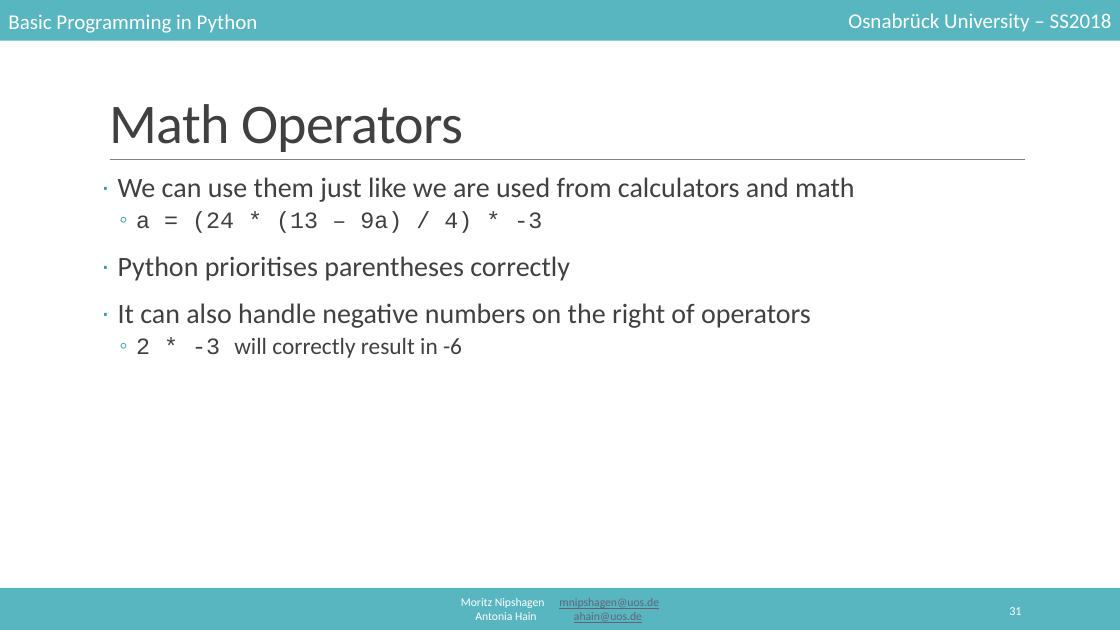
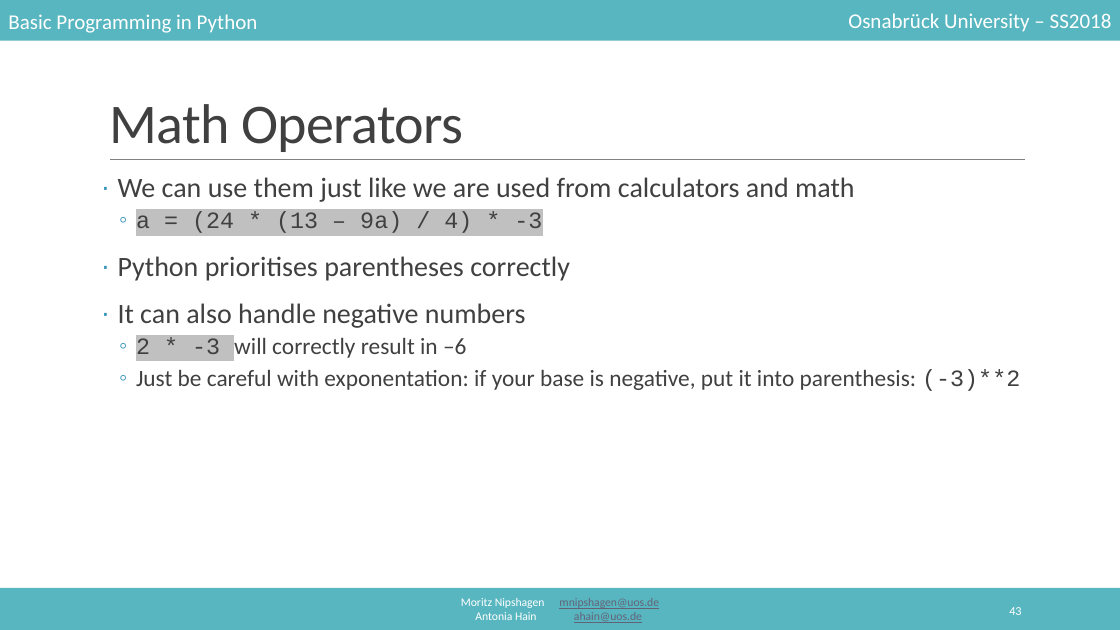
Before and after one commit to mnipshagen/monty, a slide deck: slide 43 of 2018/02/Syntax_and_variables.pptx (slide 31 before the commit). Drawn at 1120x630 pixels with LibreOffice and Linux fonts; fonts in the diff are those of the drawing. Boxes give left, top, right and bottom in pixels: in the first picture for what was removed or moved away, otherwise in the second. Text is boxed around its words. In the diff, an @@ line names an element or a change of style, - is before the commit and + after.

```diff
--- a/2018/02/Syntax_and_variables.pptx
+++ b/2018/02/Syntax_and_variables.pptx
@@ text at bbox=[136, 211, 542, 233]: highlight none to #C0C0C0 in "a = (24 * (13 – 9a) ..." @@
@@ text at bbox=[118, 303, 1020, 391]: text changed; size 24 to 20 pt @@
-· It can also handle negative numbers on the right of operators
-  ◦ 2 * -3 will correctly result in -6
+· It can also handle negative numbers
+  ◦ 2 * -3 will correctly result in –6
+  ◦ Just be careful with exponentation: if your base is negative, put it into parenthesis: (-3)**2
@@ page number at bbox=[1009, 607, 1021, 615]: text changed @@
-31
+43
```
Also in this commit, not shown: 20 other slides changed, 31 slides added, 1 other file.
